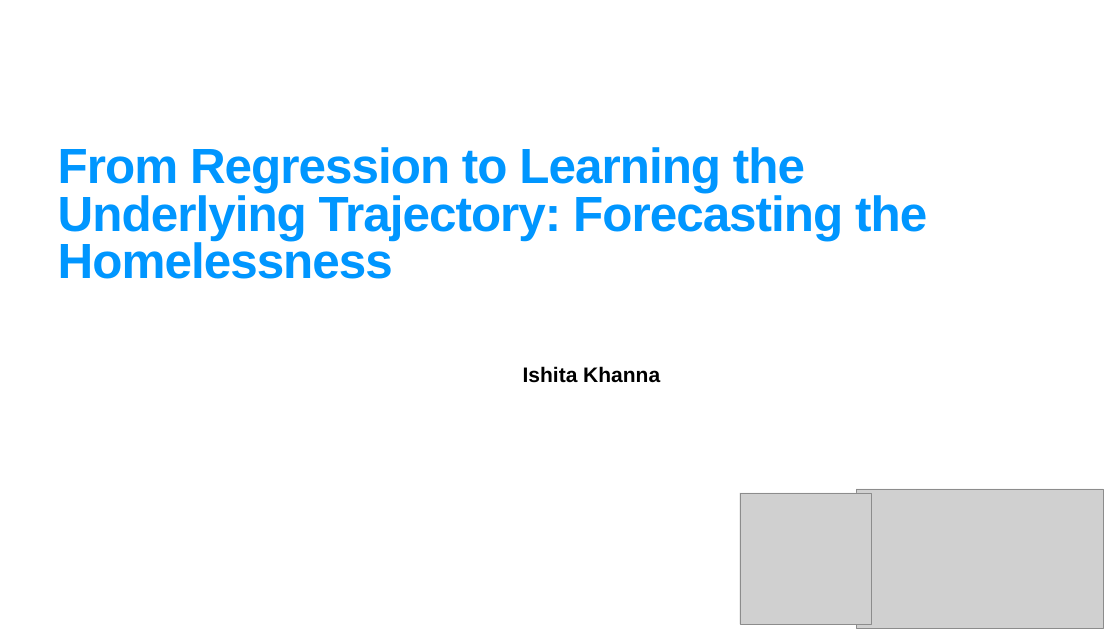
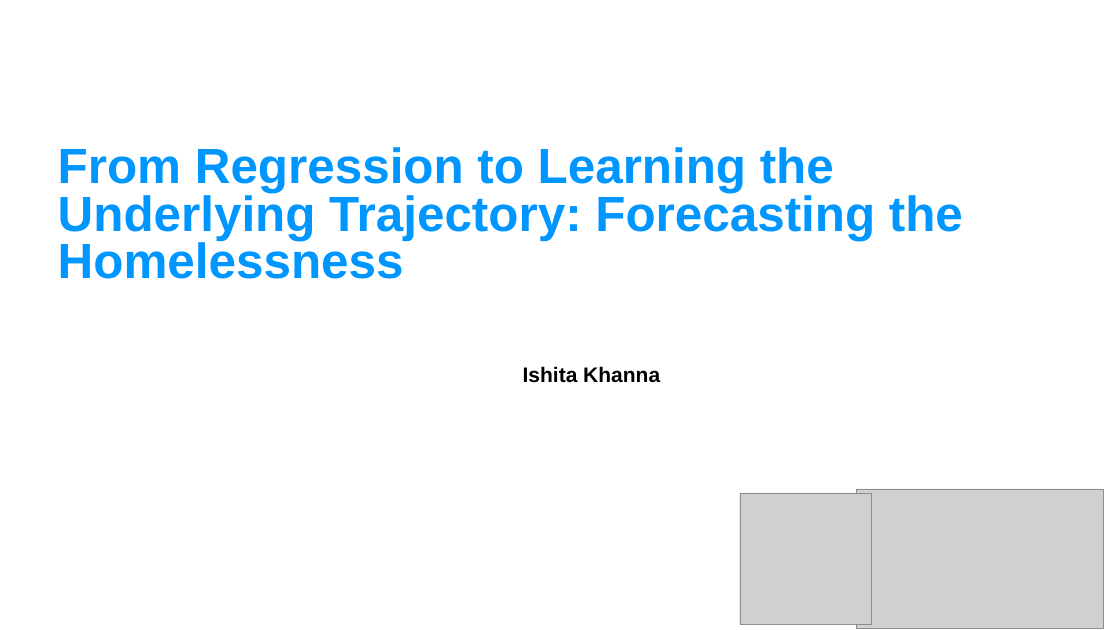
Before and after one commit to ishitak22/Walsall_Council, a slide deck: slide 1 of IK_Pre.pptx. Drawn at 1120x630 pixels with LibreOffice and Linux fonts; fonts in the diff are those of the drawing; grey boxes stand for pictures. Boxes give left, top, right and bottom in pixels: in the first picture for what was removed or moved away, otherwise in the second. Text is boxed around its words. In the diff, an @@ line names an element or a change of style, - is before the commit and + after.

```diff
--- a/IK_Pre.pptx
+++ b/IK_Pre.pptx
@@ title "From Regression to Learning the ..." at [58,147,963,279]: letter spacing -1.7 to 0 pt @@
```
Also in this commit, not shown: 10 other slides changed.
